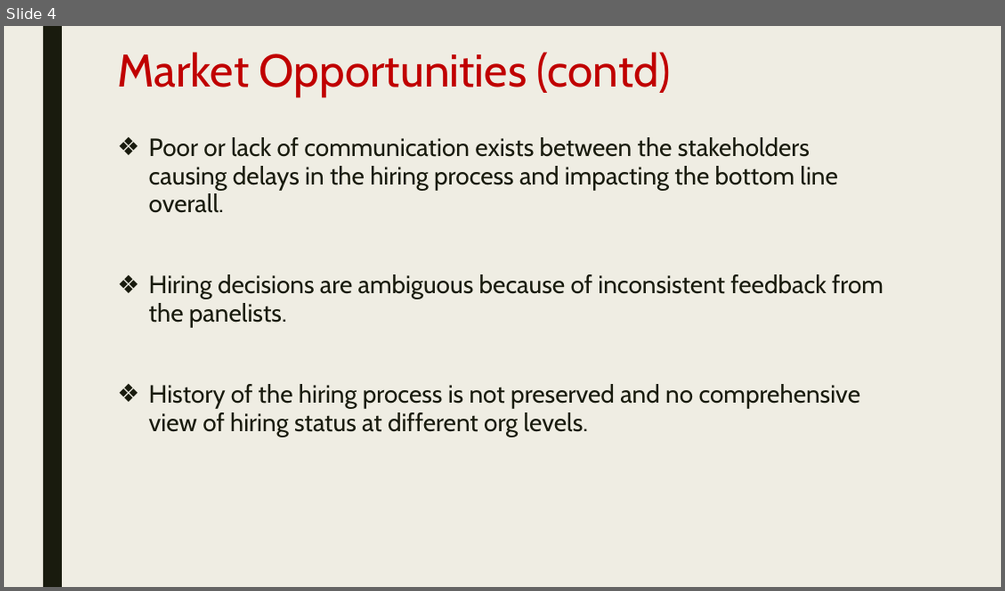
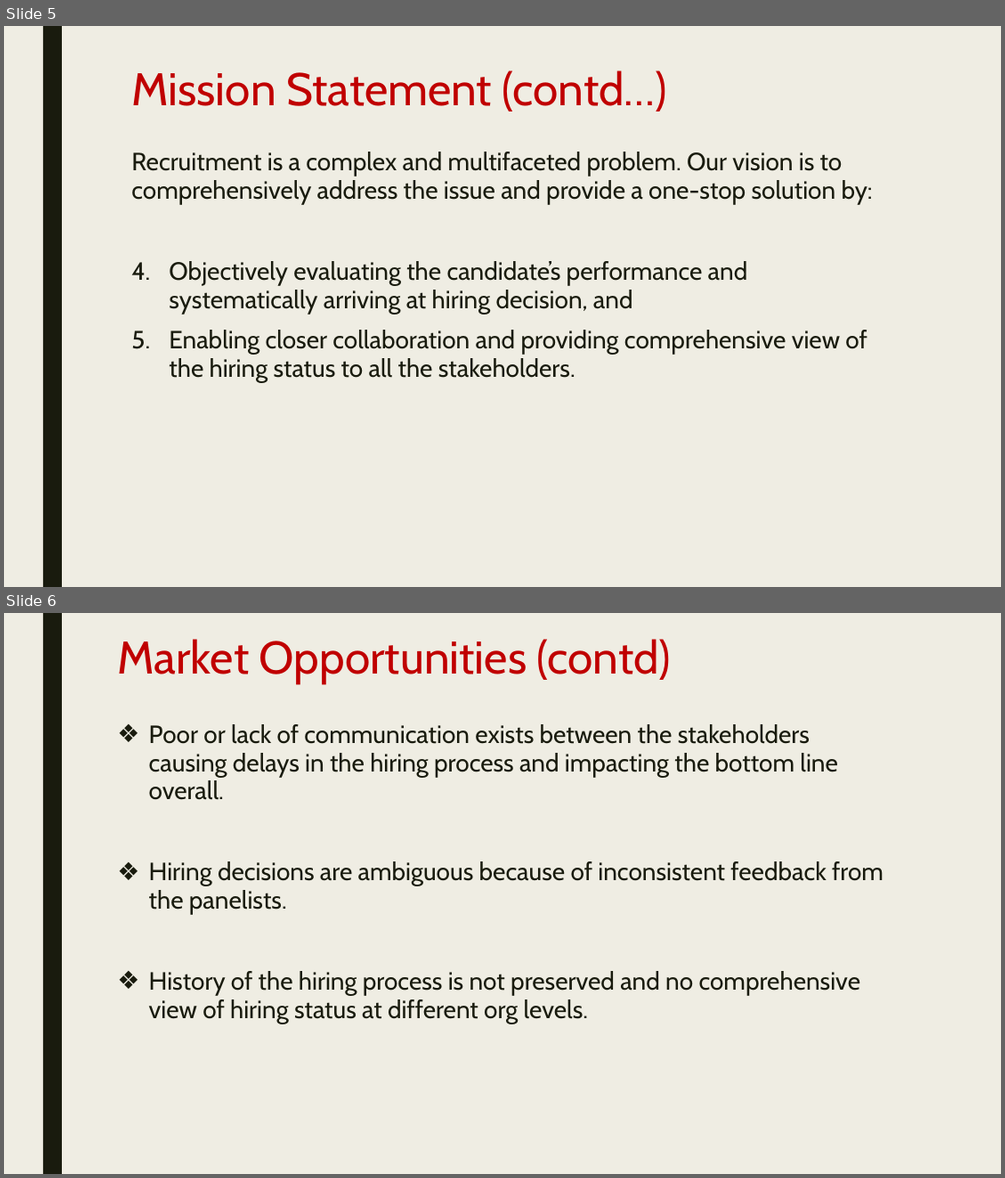
Before and after one commit to smuralimohan/intscheduler, a slide deck: Presentations/InterviewScheduler.pptx. Shown one above the other, each under a label of ours: slide 4 before the commit, slides 5 and 6 after it. The pictures are 1005x591 and 1005x1178 pixels, drawn with LibreOffice and Linux fonts; fonts in the diff are those of the drawing. Boxes give left, top, right and bottom in pixels: in the first picture for what was removed or moved away, otherwise in the second. Text is boxed around its words. In the diff, an @@ line names an element or a change of style, - is before the commit and + after.

```diff
--- a/Presentations/InterviewScheduler.pptx
+++ b/Presentations/InterviewScheduler.pptx
@@ slide 5 added at bbox=[4, 26, 1001, 587], background #EFEDE3; not listed: 1 template element that a slide beside it also shows @@
@@ title added at bbox=[131, 70, 667, 111], 44 pt, text #C00000 @@
+Mission Statement (contd…)
@@ text added at bbox=[131, 151, 873, 382], 24 pt, text #191B0E @@
+Recruitment is a complex and multifaceted problem. Our vision is to comprehensively address the issue and provide a one-stop solution by:
+4. Objectively evaluating the candidate’s performance and systematically arriving at hiring decision, and
+5. Enabling closer collaboration and providing comprehensive view of the hiring status to all the stakeholders.
@@ what was slide 4 is now slide 6 @@
```
Also in this commit, not shown: 3 slides changed, 1 other slide added, 17 other files.
